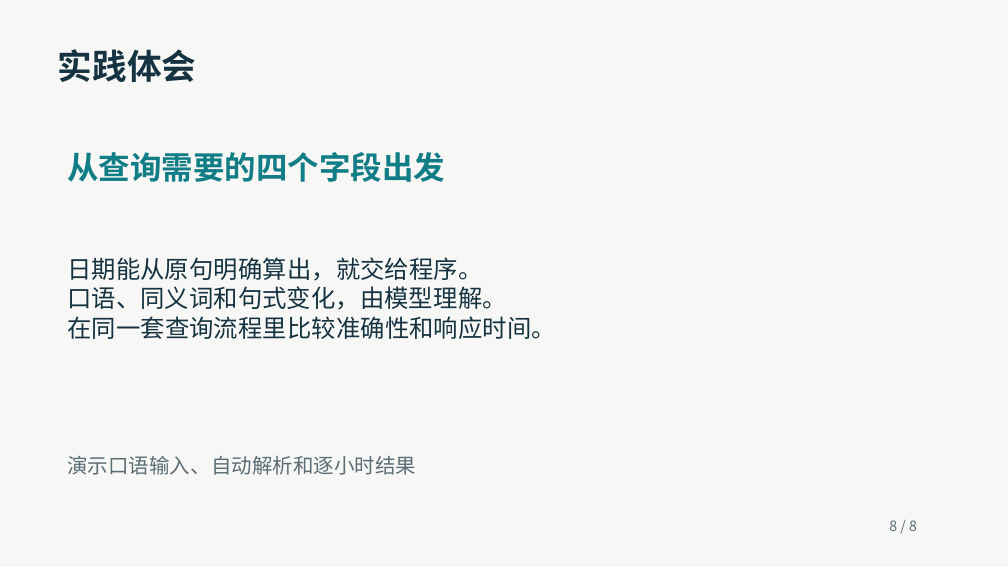
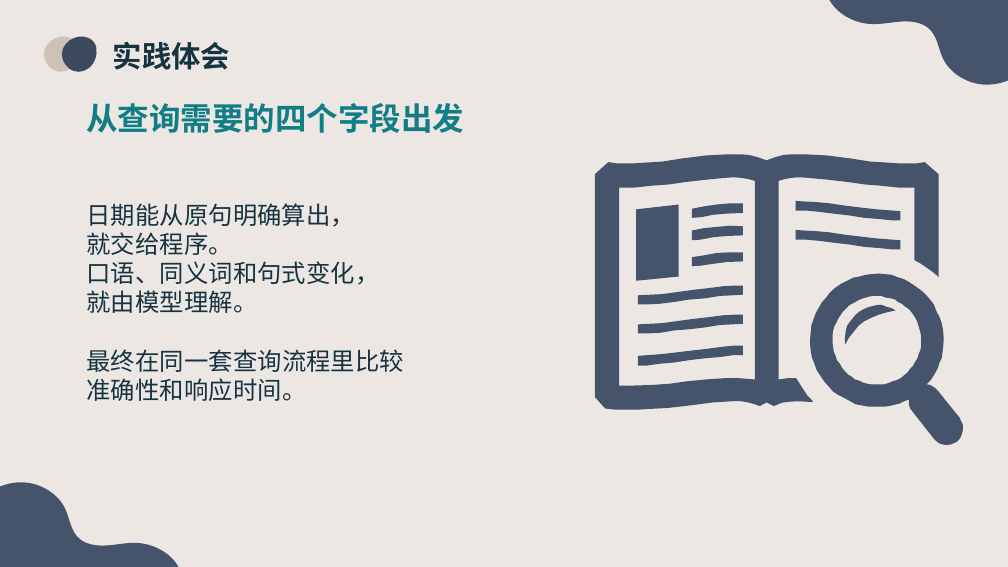
Before and after one commit to tyx-nikki/weather-aqi-assistant, a slide deck: slide 8 of docs/stage-one/stage-one-presentation.pptx. Drawn at 1008x567 pixels with LibreOffice and Linux fonts; fonts in the diff are those of the drawing. Boxes give left, top, right and bottom in pixels: in the first picture for what was removed or moved away, otherwise in the second. Text is boxed around its words. In the diff, an @@ line names an element or a change of style, - is before the commit and + after.

```diff
--- a/docs/stage-one/stage-one-presentation.pptx
+++ b/docs/stage-one/stage-one-presentation.pptx
@@ background #F7F8F5 to #FFFFFF @@
@@ rectangle added at <box>0,0,1008,567</box>, fill #ECE7E3 @@
@@ freeform shape added at <box>830,0,1008,85</box>, fill #45536B @@
@@ freeform shape added at <box>37,35,79,79</box>, fill #CEC1B6 @@
@@ freeform shape added at <box>56,35,97,79</box>, fill #3C485E @@
@@ text "实践体会": place and size @@
-text "实践体会" at <box>58,49,197,82</box>
+text "实践体会" at <box>113,42,230,70</box>
@@ text "实践体会" at <box>113,42,230,70</box>: size 33 to 28 pt @@
@@ text "从查询需要的四个字段出发": place and size @@
-text "从查询需要的四个字段出发" at <box>67,152,445,182</box>
+text "从查询需要的四个字段出发" at <box>86,103,464,133</box>
@@ freeform shape added at <box>595,154,963,445</box>, fill #45536B @@
@@ text at <box>86,203,404,401</box>: text changed @@
-日期能从原句明确算出，就交给程序。
-口语、同义词和句式变化，由模型理解。
-在同一套查询流程里比较准确性和响应时间。
+日期能从原句明确算出，
+就交给程序。
+口语、同义词和句式变化，
+就由模型理解。
+最终在同一套查询流程里比较准确性和响应时间。
@@ text removed at <box>67,456,416,475</box> @@
-演示口语输入、自动解析和逐小时结果
@@ freeform shape added at <box>0,482,179,567</box>, fill #45536B @@
@@ text removed at <box>889,520,917,531</box> @@
-8 / 8
```
Also in this commit, not shown: 7 other slides changed, 1 other file.
